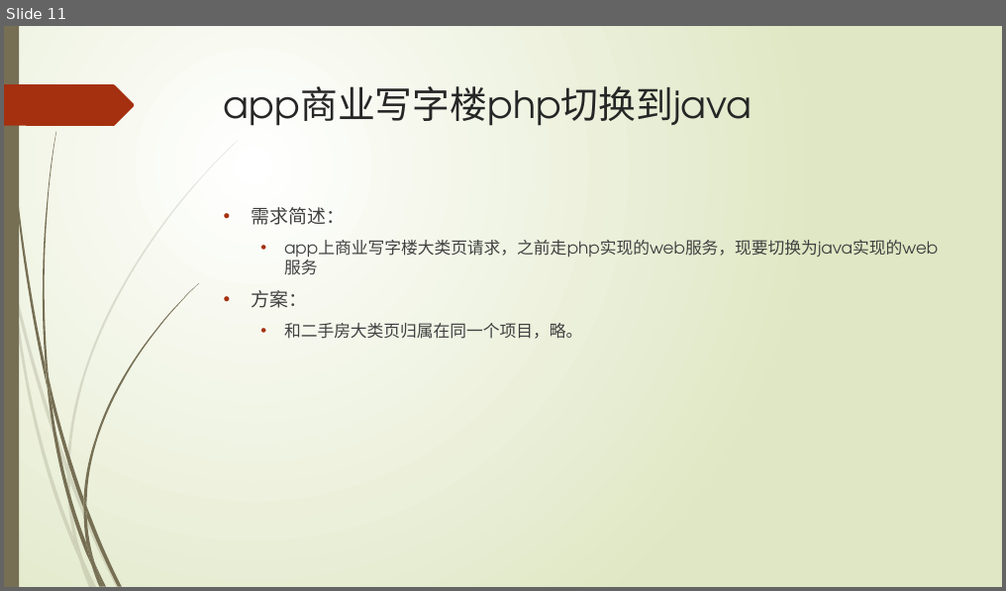
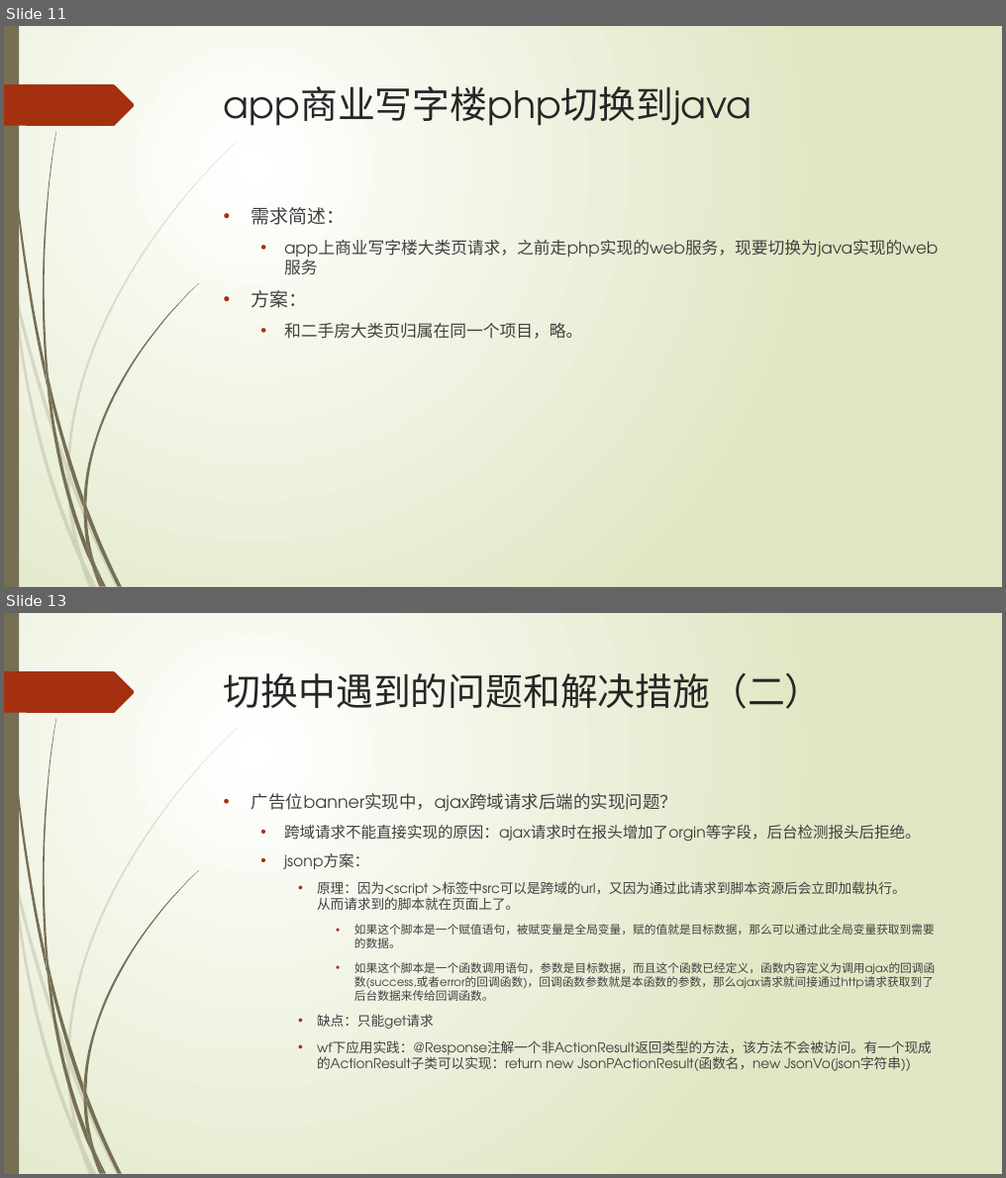
Before and after one commit to lspgithublxh/document, a slide deck: 业务习惯/入职三月以来工作总结.pptx. Shown one above the other, each under a label of ours: slide 11 before the commit, slides 11 and 13 after it; the slides between them are not shown. The pictures are 1006x591 and 1006x1178 pixels, drawn with LibreOffice and Linux fonts; fonts in the diff are those of the drawing. Boxes give left, top, right and bottom in pixels: in the first picture for what was removed or moved away, otherwise in the second. Text is boxed around its words. In the diff, an @@ line names an element or a change of style, - is before the commit and + after.

```diff
--- a/业务习惯/入职三月以来工作总结.pptx
+++ b/业务习惯/入职三月以来工作总结.pptx
@@ slide 13 added at (4, 613, 1002, 1174), background gradient #FFFFFF to #DFE8C4; not listed: 24 template elements that a slide beside it also shows @@
@@ title added at (224, 673, 823, 709), 36 pt, text #262626 @@
+切换中遇到的问题和解决措施（二）
@@ text added at (252, 793, 935, 1071), 12.9 pt, text #404040 @@
+• 广告位banner实现中，ajax跨域请求后端的实现问题？
+  • 跨域请求不能直接实现的原因：ajax请求时在报头增加了orgin等字段，后台检测报头后拒绝。
+  • jsonp方案：
+    • 原理：因为<script >标签中src可以是跨域的url，又因为通过此请求到脚本资源后会立即加载执行。
+      从而请求到的脚本就在页面上了。
+      • 如果这个脚本是一个赋值语句，被赋变量是全局变量，赋的值就是目标数据，那么可以通过此全局变量获取到需要的数据。
+      • 如果这个脚本是一个函数调用语句，参数是目标数据，而且这个函数已经定义，函数内容定义为调用ajax的回调函数(success,或者error的回调函数)，回调函数参数就是本函数的参数，那么ajax请求就间接通过http请求获取到了后台数据来传给回调函数。
+    • 缺点：只能get请求
+    • wf下应用实践：@Response注解一个非ActionResult返回类型的方法，该方法不会被访问。有一个现成的ActionResult子类可以实现：return new JsonPActionResult(函数名，new JsonVo(json字符串))
```
Also in this commit, not shown: 1 slide changed, 3 other slides added, 1 slide removed.
